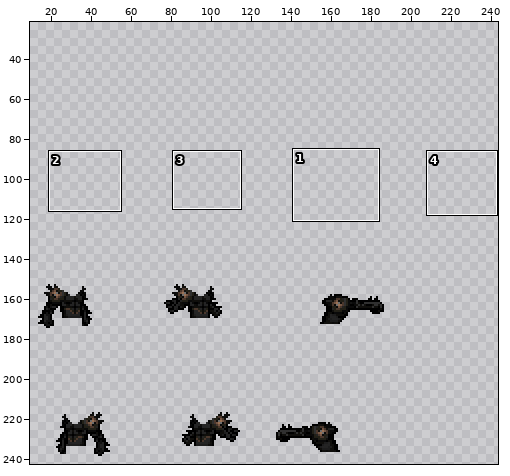
Sprite sheet, stored at img/units/torso1.png. The first picture is a wide view before the edit; the outline marks the close-up.
Close-up. Before the edit:
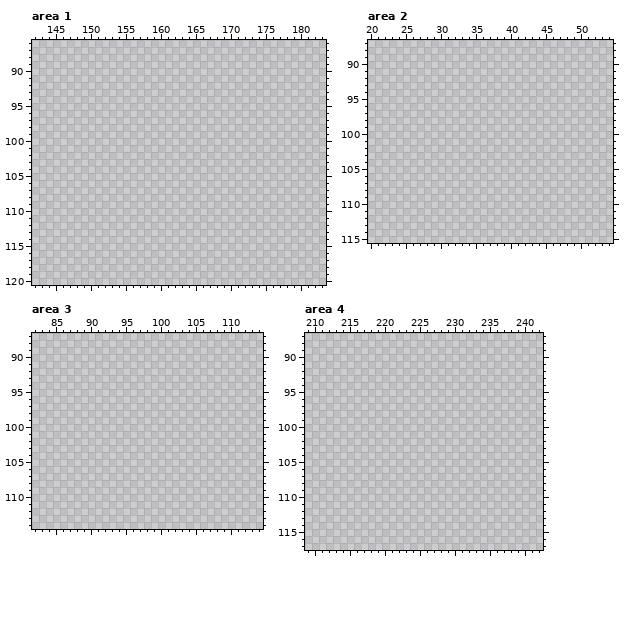
The file is 500x500 pixels. Colours within 5 levels of each other are drawn and written as one. Shown: area 1: x 142..183, y 86..120; area 2: x 20..54, y 87..115; area 3: x 82..114, y 87..114; area 4: x 209..242, y 87..117. The wide view leaves out empty margins. The commit also changed other parts of the picture, which this record leaves out.
Palette (. is transparent): 
New version:
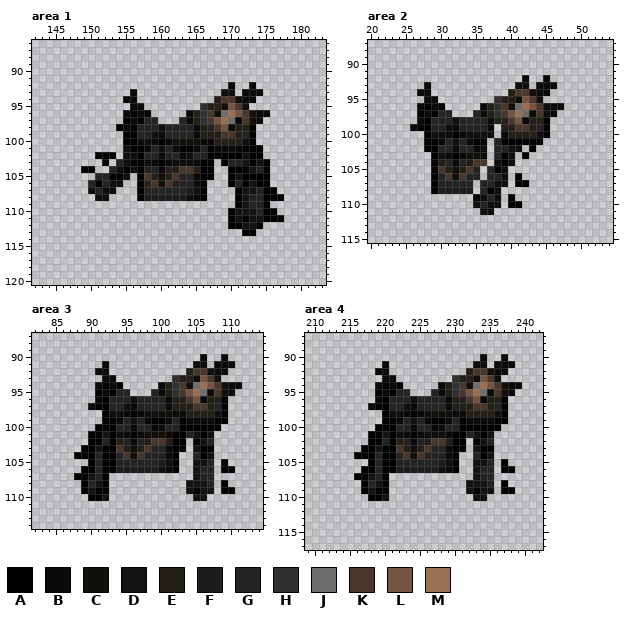
Colours new in this view: A #000000  B #0a0a0a  C #100f0c  D #131313  E #222017  F #1d1d1d  G #242424  H #303030  J #6d6d6d  K #4a372c  L #745543  M #9a7053
Change:
Changed rows in their new state; - is an unchanged pixel.
Area 1:
first column x 149:
 92 ---------------------B--B----
 93 -------B------------CC-BBB---
 94 ------BB-----------EKKCBB----
 95 -------BB--------HEECLKC-----
 96 ------BABA-----BEHKCJMLKCBB--
 97 ------ABAGG---GBEHKLMJBKCB---
 98 -----ABAGGGCGGGGBEGKLBEEA----
 99 ------AAGGCBGGGGBEEEKKEGA----
100 ------AACCBABCCCCBBEEEECA----
101 ------CAABGCGBAABGABBBBAAA---
102 --AAA-CCAGGBGGBCGGAAAAACAA---
103 ---A-GCAACBABCCCBAA-AGGDADA--
104 AA--GCACAEGBGEKKEAA--AAADGA--
105 --GGAAC-AKECEKGGBAA--ADAAAA--
106 -GAGCC--AGKCKGGGBA---AGADAA--
107 -CGCC---AGGGGGGFCA----ADDGAA-
108 --CC----AFFFFFFCBA----ADGGAAA
109 ----------------------ADGGA--
110 ---------------------ADDDGAA-
111 ---------------------ADADDAAA
112 ---------------------AADDA---
113 -----------------------AA----
Area 2:
first column x 26:
 92 ----------------B--B--
 93 --B------------CC-BBB-
 94 -BB-----------EKKCBB--
 95 --BB--------HEECLKC---
 96 -BABA-----BEHKCJMLKCBB
 97 -ABAGG---GBEHKLMJBKCB-
 98 -BAGGGCGGGGBEGKLBEEA--
 99 BAAGGCBGGGGB-EEKKEGA--
100 --ACCBABCCCC-BEEEECA--
101 --AABGCGBAA-GAAAAAA---
102 --AAGGBGGBC-GGCC-A----
103 ---ACBABCCC-GAC-A-----
104 ---AEGBGEKK-CAC-------
105 ---AKECEKG-GAC--------
106 ---AGKCKGG-GGC-A------
107 ---AGGGGG-GGCC-AA-----
108 ---AFFFFF-GAC---------
109 ---------ACGC-A-------
110 ---------CGCC-AA------
111 ----------CC----------
Area 3:
first column x 88:
 90 ------------------B--B--
 91 ----B------------CC-BBB-
 92 ---BB-----------EKKCBB--
 93 ----BB--------HEECLKC---
 94 ---BABA-----BEHKCJMLKCBB
 95 ---ABAGG---GBEHKLMJBKCB-
 96 ---BAGGGCGGGGBEGKLBEEA--
 97 --BAAGGCBGGGGBEEEKKEGA--
 98 ----ACCBABCCCCBBEEEECA--
 99 ----AABGCGBAABGABBBBAA--
100 ---AAAGGBGGBCGGAAAAAA---
101 --AADACBABCCCBAAGDAD----
102 --AAGAEGBGEKKEAA-ADG----
103 -AADAAKECEKGGBAA-DAA----
104 AAAGAAGKCKGGGBA--GAD----
105 --AGAAGGGGGGFCA--DDG-A--
106 -AAGAAFFFFFFCBA--DGG-AA-
107 AADGA------------DGG----
108 -AGDA-----------DDDG-A--
109 -ADAA-----------DADD-AA-
110 --AAD------------DD-----
Area 4:
first column x 216:
 90 ------------------B--B--
 91 ----B------------CC-BBB-
 92 ---BB-----------EKKCBB--
 93 ----BB--------HEECLKC---
 94 ---BABA-----BEHKCJMLKCBB
 95 ---ABAGG---GBEHKLMJBKCB-
 96 ---BAGGGCGGGGBEGKLBEEA--
 97 --BAAGGCBGGGGBEEEKKEGA--
 98 ----ACCBABCCCCBBEEEECA--
 99 ----AABGCGBAABGABBBBAA--
100 ---AAAGGBGGBCGGAAAAAA---
101 --AADACBABCCCBAAGDAD----
102 --AAGAEGBGEKKEAA-ADG----
103 -AADAAKECEKGGBAA-DAA----
104 AAAGAAGKCKGGGBA--GAD----
105 --AGAAGGGGGGFCA--DDG-A--
106 -AAGAAFFFFFFCBA--DGG-AA-
107 AADGA------------DGG----
108 -AGDA-----------DDDG-A--
109 -ADAA-----------DADD-AA-
110 --AAD------------DD-----
